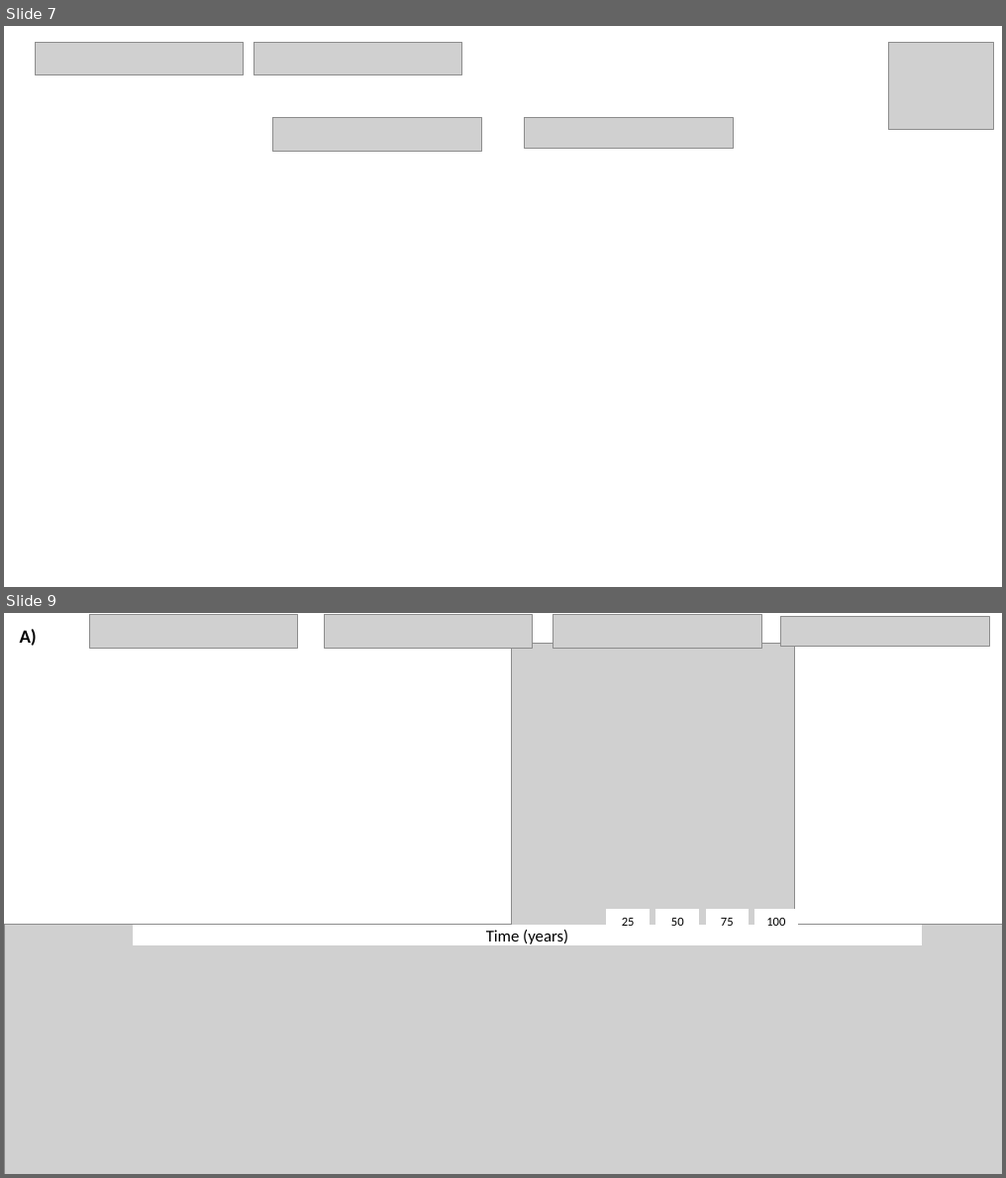
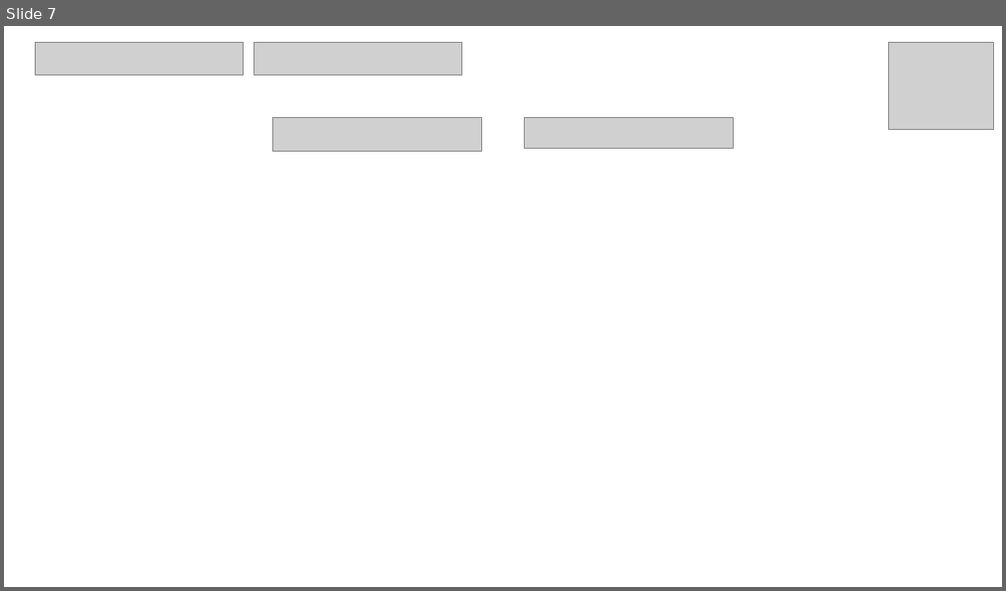
Before and after one commit to d3vynn/MBIO740_AMD, a slide deck: output/Figures/Figs.pptx. Shown one above the other, each under a label of ours: slides 7 and 9 before the commit, slide 7 after it; the slides between them are not shown. The pictures are 1006x1178 and 1006x591 pixels, drawn with LibreOffice and Linux fonts; fonts in the diff are those of the drawing; grey boxes stand for pictures; background and template pictures are left out. Boxes give left, top, right and bottom in pixels: in the first picture for what was removed or moved away, otherwise in the second. Text is boxed around its words. In the diff, an @@ line names an element or a change of style, - is before the commit and + after.

```diff
--- a/output/Figures/Figs.pptx
+++ b/output/Figures/Figs.pptx
@@ slide 9 removed at bbox=[4, 613, 1002, 1174], background #FFFFFF @@
@@ rectangle removed at bbox=[10, 620, 47, 654] @@
-A)
@@ picture removed at bbox=[89, 615, 297, 649] @@
@@ picture removed at bbox=[325, 615, 533, 649] @@
@@ picture removed at bbox=[552, 615, 761, 649] @@
@@ picture removed at bbox=[780, 616, 989, 647] @@
@@ picture removed at bbox=[512, 643, 795, 943] @@
@@ picture removed at bbox=[5, 925, 1002, 1174] @@
@@ rectangle removed at bbox=[134, 925, 922, 946] @@
-Time (years)
@@ rectangle removed at bbox=[607, 910, 649, 933] @@
-25
@@ rectangle removed at bbox=[656, 910, 699, 933] @@
-50
@@ rectangle removed at bbox=[706, 910, 748, 933] @@
-75
@@ rectangle removed at bbox=[755, 910, 798, 933] @@
-100
```
Also in this commit, not shown: 4 slides added, 6 other slides removed, 56 other files.
